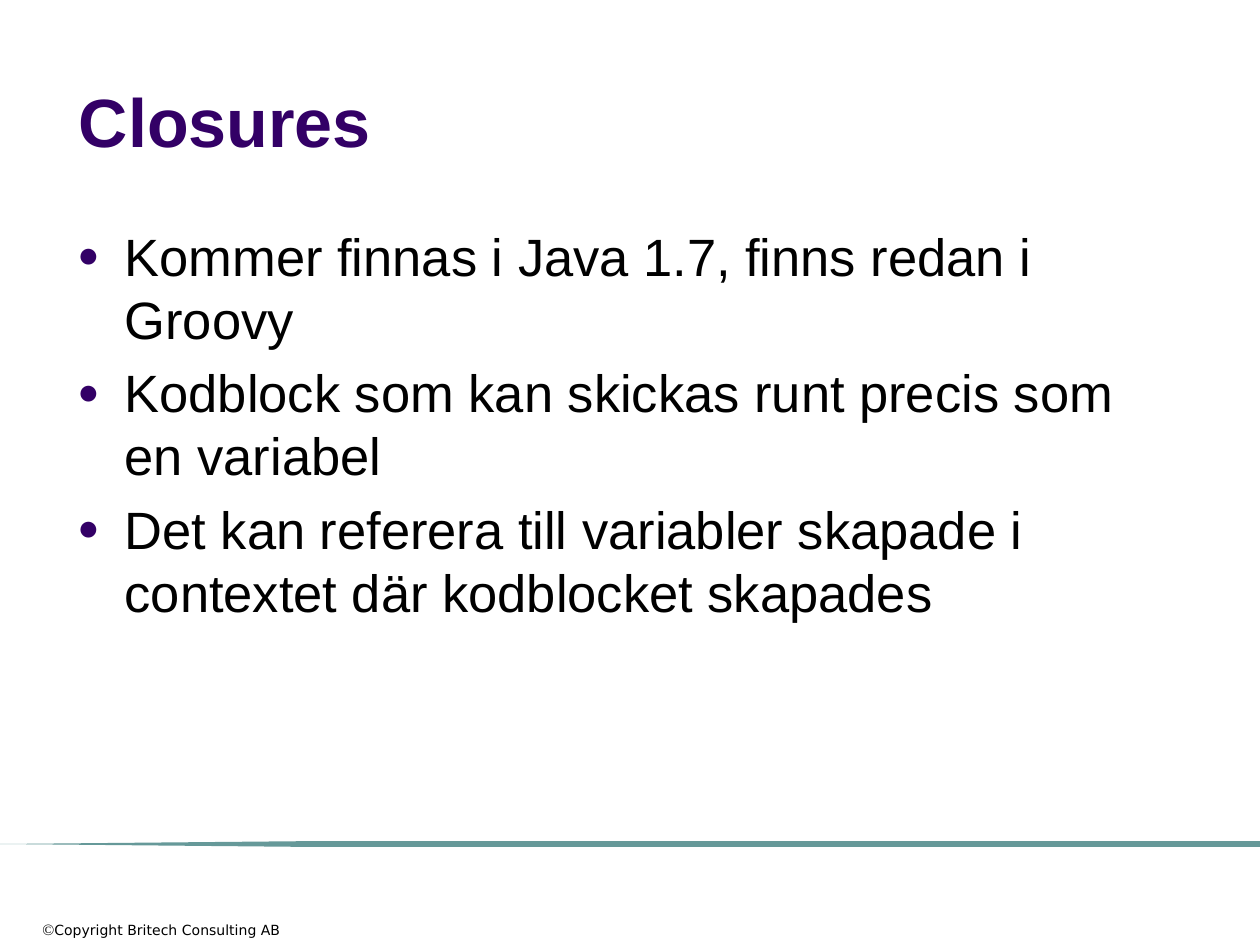
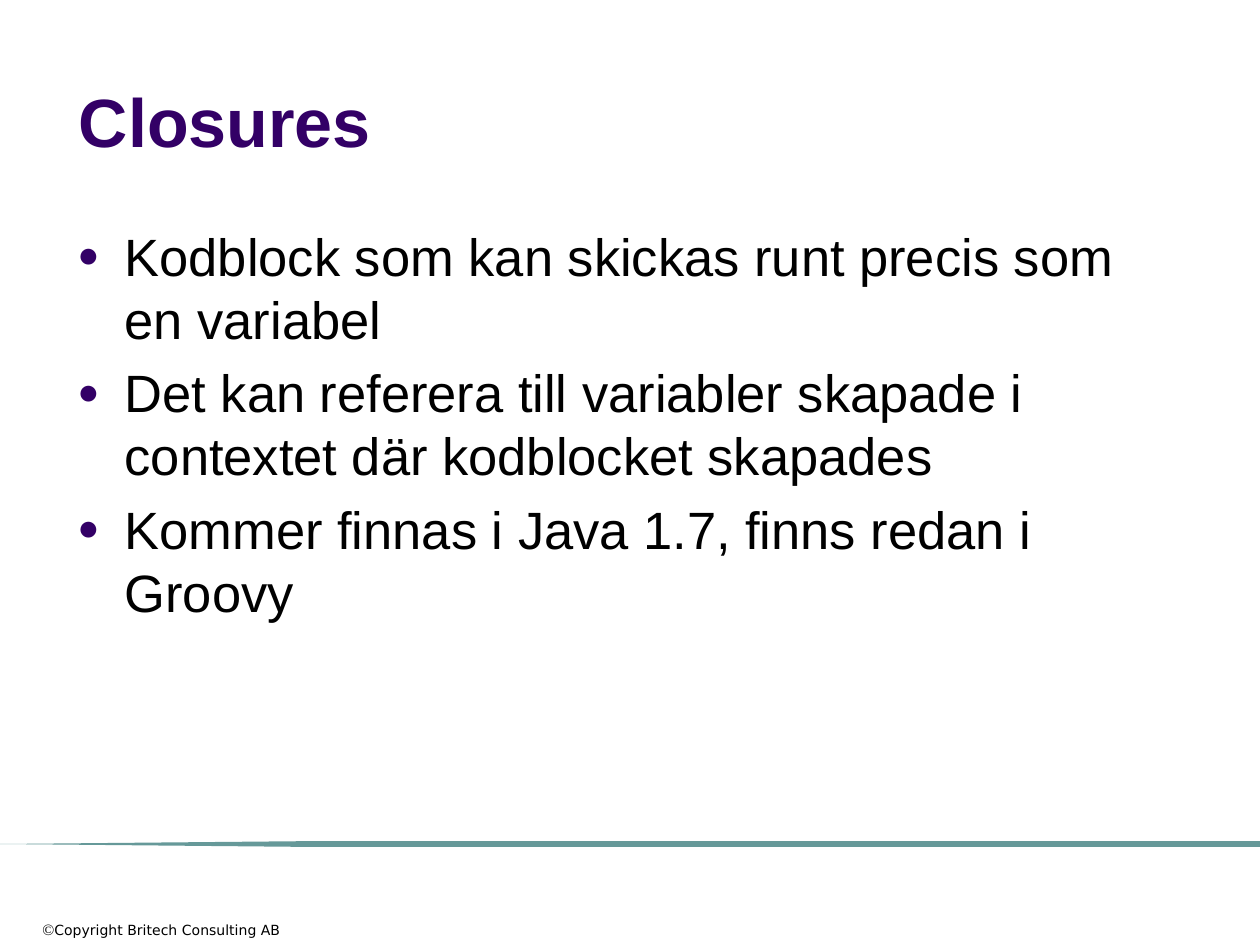
Before and after one commit to me97esn/groovyseminarium, a slide deck: slide 30 of groovyseminarie/dokument/groovyseminarium_source_w_logo.pptx (slide 12 before the commit). Drawn at 1260x945 pixels with LibreOffice and Linux fonts; fonts in the diff are those of the drawing; background and template pictures are left out. Boxes give left, top, right and bottom in pixels: in the first picture for what was removed or moved away, otherwise in the second. Text is boxed around its words. In the diff, an @@ line names an element or a change of style, - is before the commit and + after.

```diff
--- a/groovyseminarie/dokument/groovyseminarium_source_w_logo.pptx
+++ b/groovyseminarie/dokument/groovyseminarium_source_w_logo.pptx
@@ text at [125, 238, 1031, 350]: paragraph removed @@
-● Kommer finnas i Java 1.7, finns redan i Groovy
@@ text at [125, 511, 1031, 623]: paragraph added @@
+● Kommer finnas i Java 1.7, finns redan i Groovy
```
Also in this commit, not shown: 8 other slides changed, 34 slides added, 14 slides removed, 1 other file.
